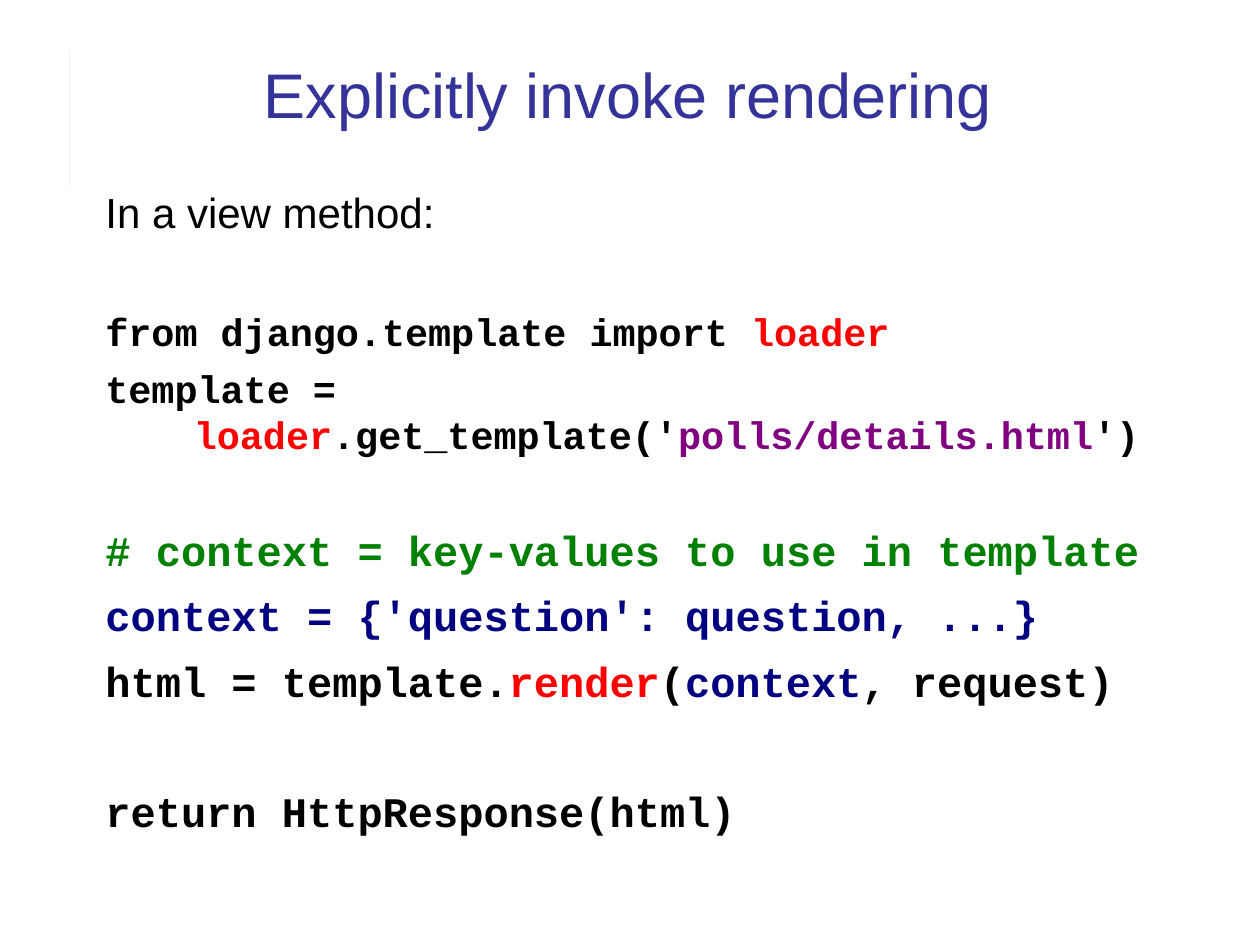
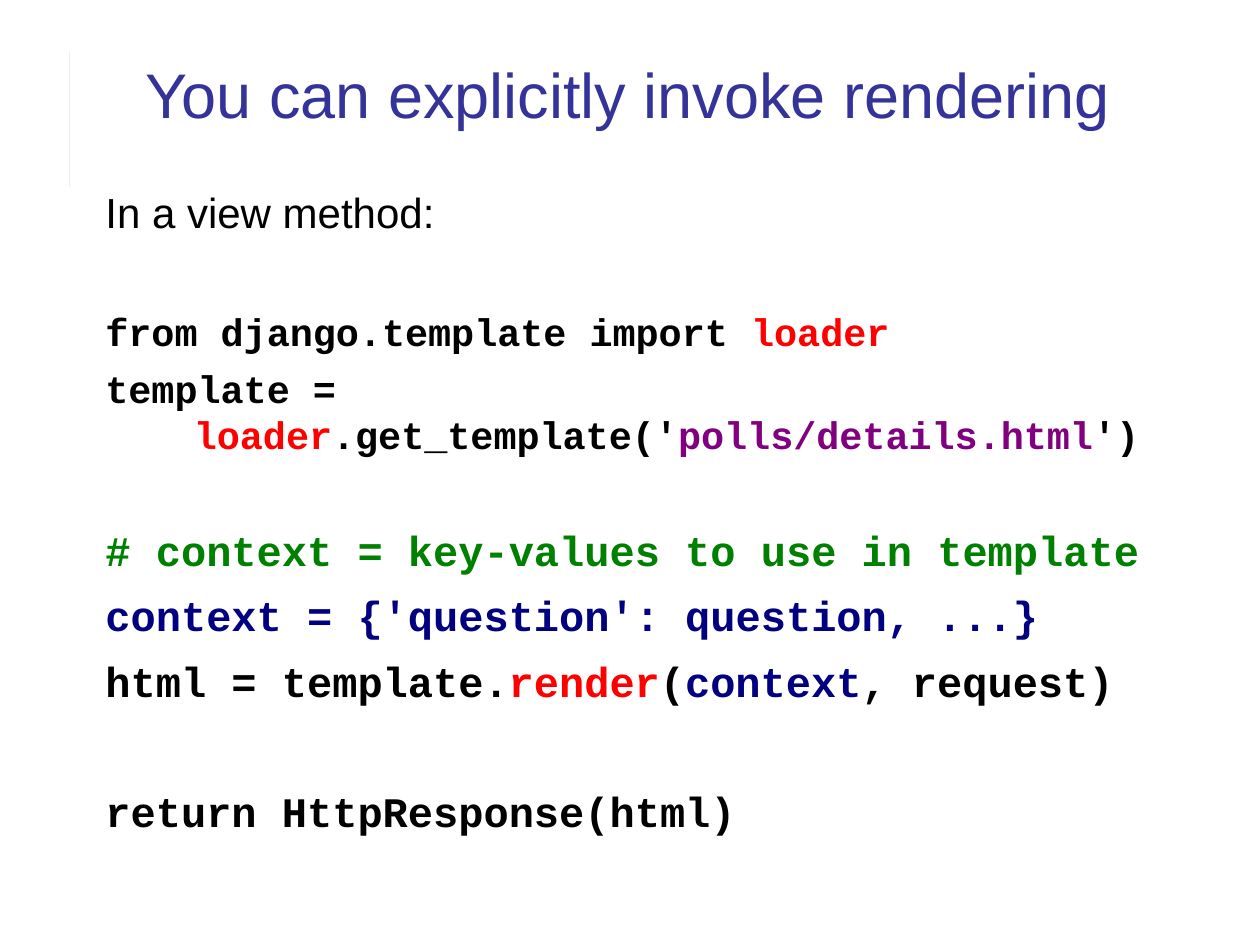
Before and after one commit to cpske/ISP, a slide deck: slide 7 of django/Django-review-1.pptx. Drawn at 1260x945 pixels with LibreOffice and Linux fonts; fonts in the diff are those of the drawing. Boxes give left, top, right and bottom in pixels: in the first picture for what was removed or moved away, otherwise in the second. Text is boxed around its words. In the diff, an @@ line names an element or a change of style, - is before the commit and + after.

```diff
--- a/django/Django-review-1.pptx
+++ b/django/Django-review-1.pptx
@@ text at box(146, 72, 1109, 130): text changed @@
-Explicitly invoke rendering
+You can explicitly invoke rendering
```
Also in this commit, not shown: 14 other slides changed, 1 slide added, 1 slide removed, 1 other file.
